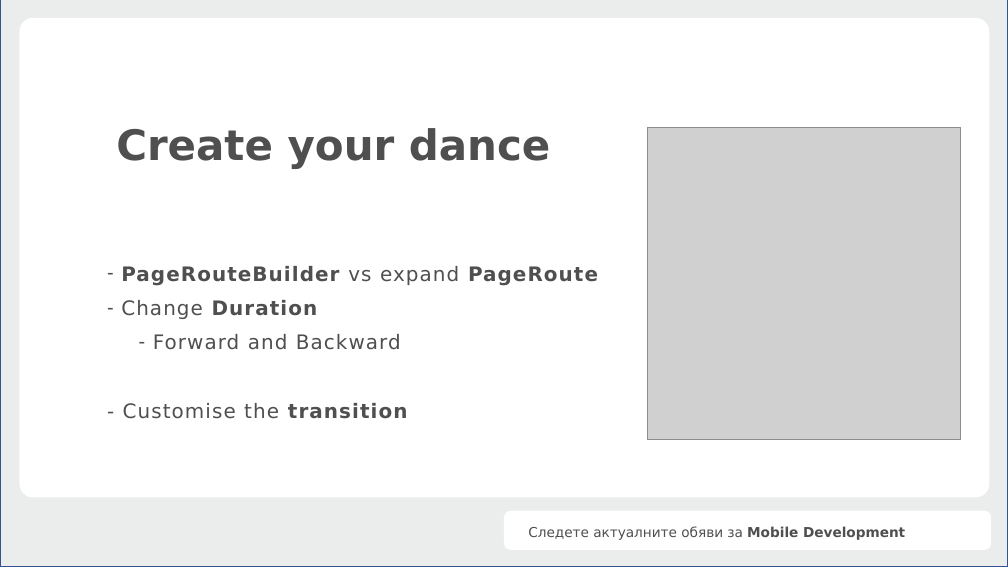
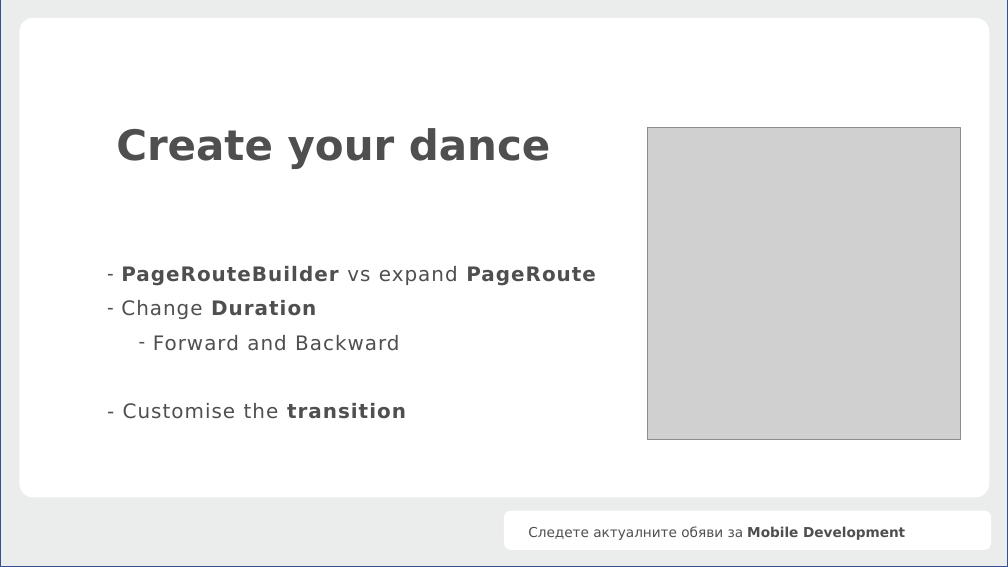
Before and after one commit to BobbyStatev/SmoothTransitionsFlutter, a slide deck: slide 5 of Smooth transitions.pptx. Drawn at 1008x567 pixels with LibreOffice and Linux fonts; fonts in the diff are those of the drawing; grey boxes stand for pictures; background and template pictures are left out. Boxes give left, top, right and bottom in pixels: in the first picture for what was removed or moved away, otherwise in the second. Text is boxed around its words. In the diff, an @@ line names an element or a change of style, - is before the commit and + after.

```diff
--- a/Smooth transitions.pptx
+++ b/Smooth transitions.pptx
@@ text "PageRouteBuilder vs expand PageRoute" at [121,266,596,419]: letter spacing 1.1 to 1 pt @@
```
Also in this commit, not shown: 4 other slides changed, 25 other files.
